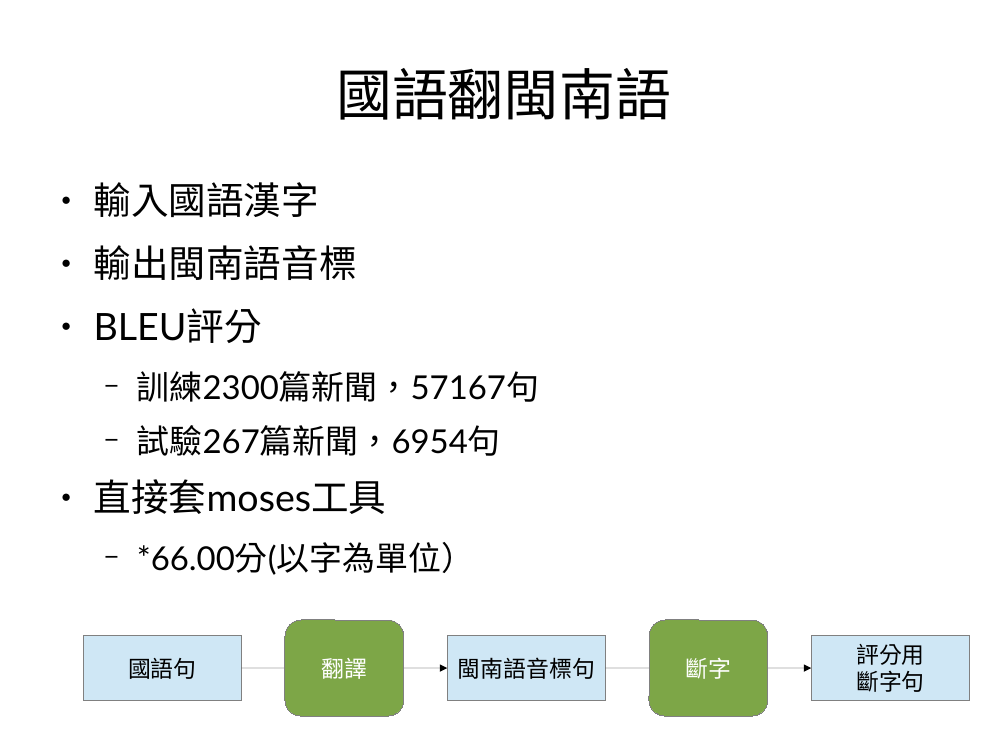
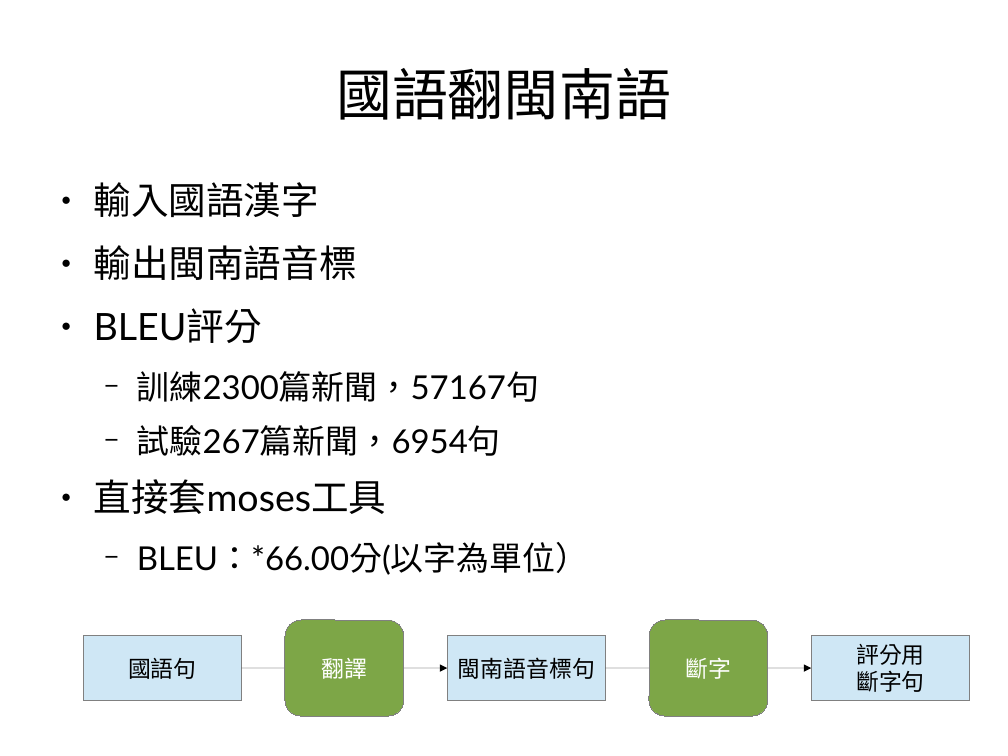
Before and after one commit to sih4sing5hong5/po3-ko3_tau5-iann2-phinn3, a slide deck: slide 7 of 翻譯報告.odp. Drawn at 1008x756 pixels with LibreOffice and Linux fonts; fonts in the diff are those of the drawing. Boxes give left, top, right and bottom in pixels: in the first picture for what was removed or moved away, otherwise in the second. Text is boxed around its words. In the diff, an @@ line names an element or a change of style, - is before the commit and + after.

```diff
--- a/翻譯報告.odp
+++ b/翻譯報告.odp
@@ text at (137,542,589,575): text changed @@
-  − *66.00分(以字為單位）
+  − BLEU：*66.00分(以字為單位）
```
Also in this commit, not shown: 15 other slides changed.
